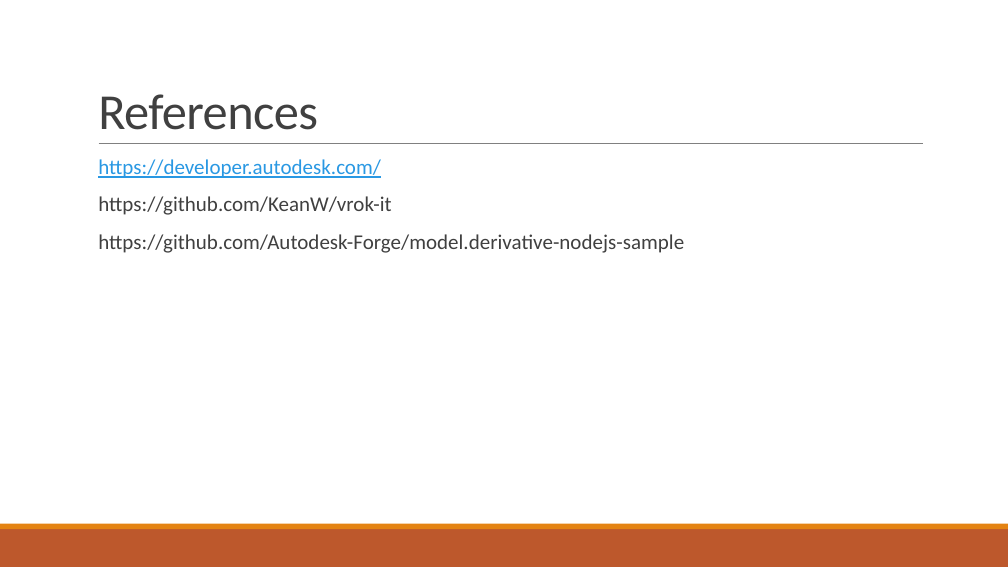
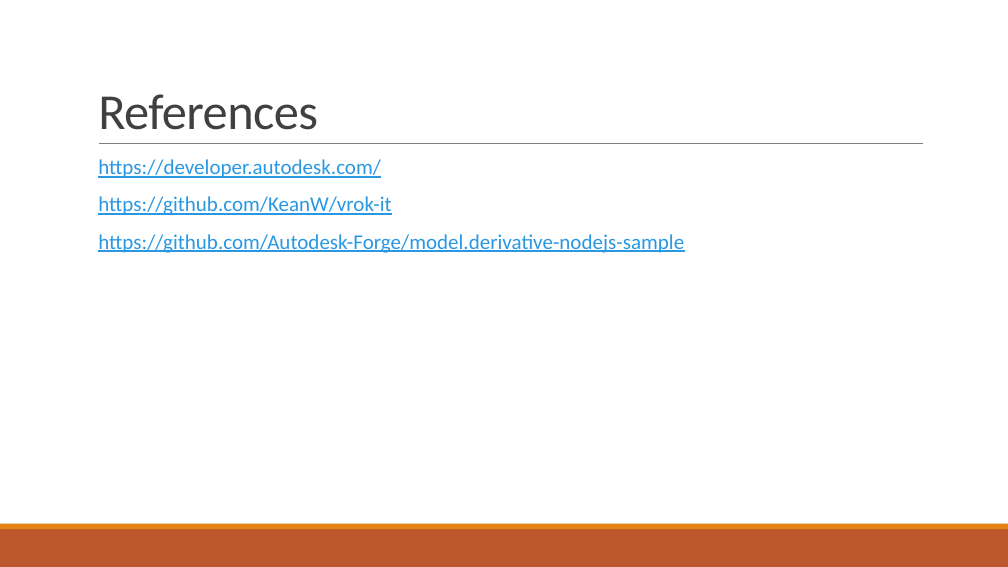
Before and after one commit to gonsalvg/Capstone-Forge-App, a slide deck: slide 41 of Project Documents/Progress Report 2/Progress report.pptx (slide 37 before the commit). Drawn at 1008x567 pixels with LibreOffice and Linux fonts; fonts in the diff are those of the drawing. Boxes give left, top, right and bottom in pixels: in the first picture for what was removed or moved away, otherwise in the second. Text is boxed around its words. In the diff, an @@ line names an element or a change of style, - is before the commit and + after.

```diff
--- a/Project Documents/Progress Report 2/Progress report.pptx
+++ b/Project Documents/Progress Report 2/Progress report.pptx
@@ text at box(98, 196, 684, 253): text colour #404040 to #2998E3, underline on in "https://github.com/KeanW/vrok-it", "https://github.com/Autodesk-Forge/model.derivative-nodejs-sa ..." @@
```
Also in this commit, not shown: 7 other slides changed, 4 slides added, 1 other file.
